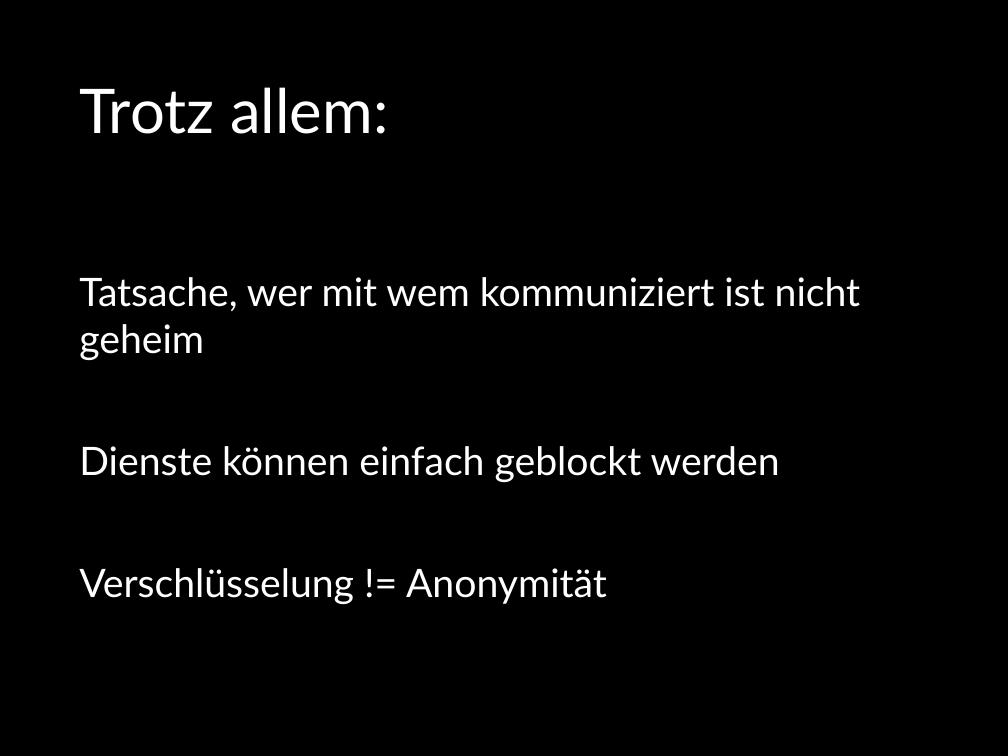
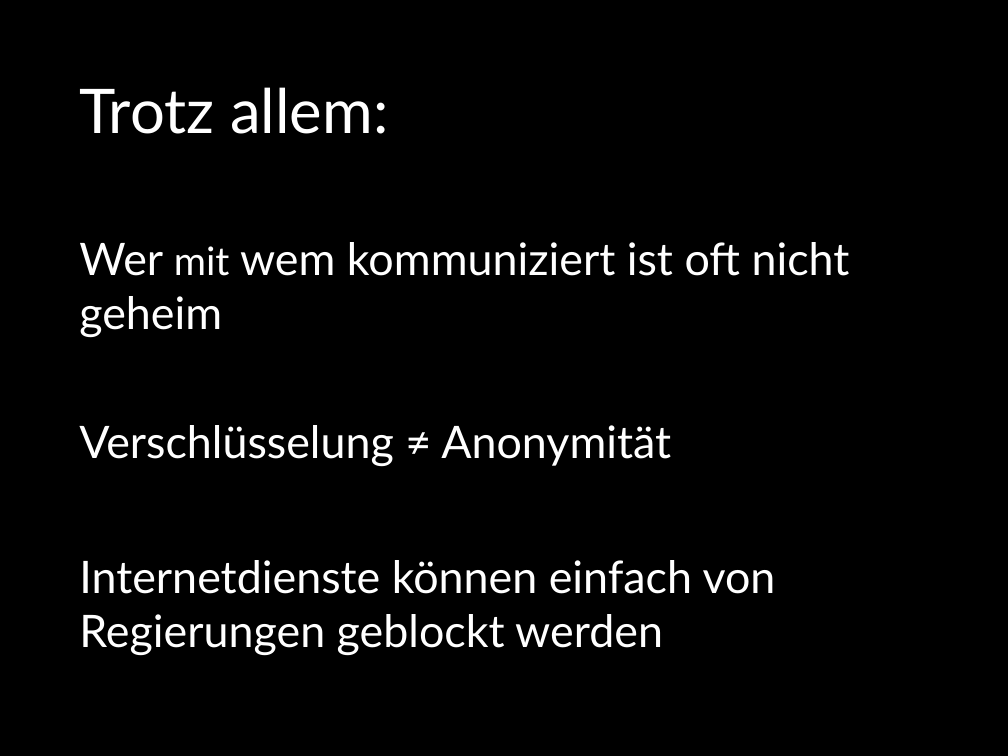
Before and after one commit to flipdot/cryptoparty, a slide deck: slide 24 of cryptoparty.odp (slide 21 before the commit). Drawn at 1008x756 pixels with LibreOffice and Linux fonts; fonts in the diff are those of the drawing. Boxes give left, top, right and bottom in pixels: in the first picture for what was removed or moved away, otherwise in the second. Text is boxed around its words. In the diff, an @@ line names an element or a change of style, - is before the commit and + after.

```diff
--- a/cryptoparty.odp
+++ b/cryptoparty.odp
@@ text at box(79, 242, 850, 656): text changed; size 28 to 32 pt @@
-Tatsache, wer mit wem kommuniziert ist nicht geheim
-Dienste können einfach geblockt werden
-Verschlüsselung != Anonymität
+Wer mit wem kommuniziert ist oft nicht geheim
+Verschlüsselung ≠ Anonymität
+Internetdienste können einfach von Regierungen geblockt werden
```
Also in this commit, not shown: 8 other slides changed, 6 slides added, 3 slides removed, 8 other files.
